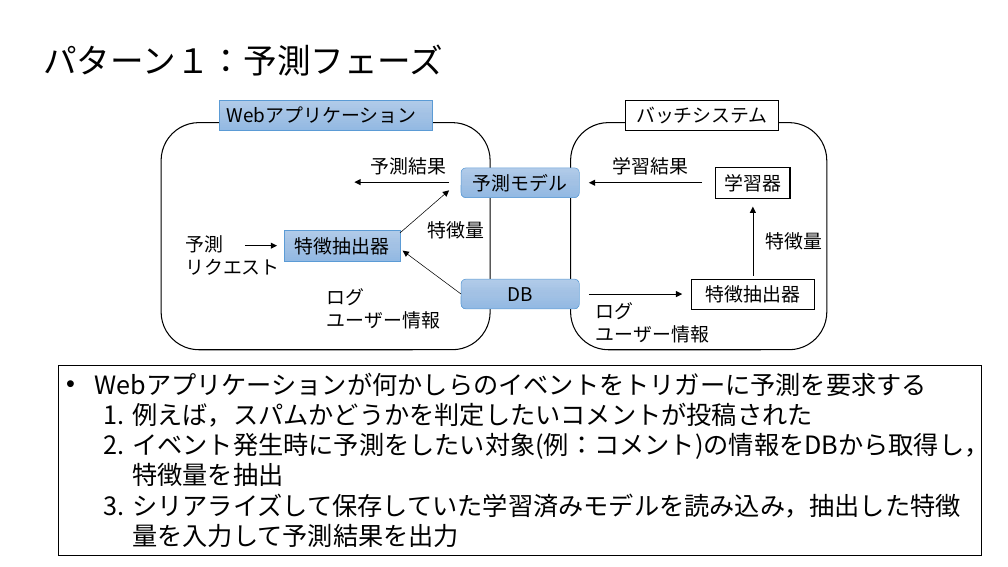
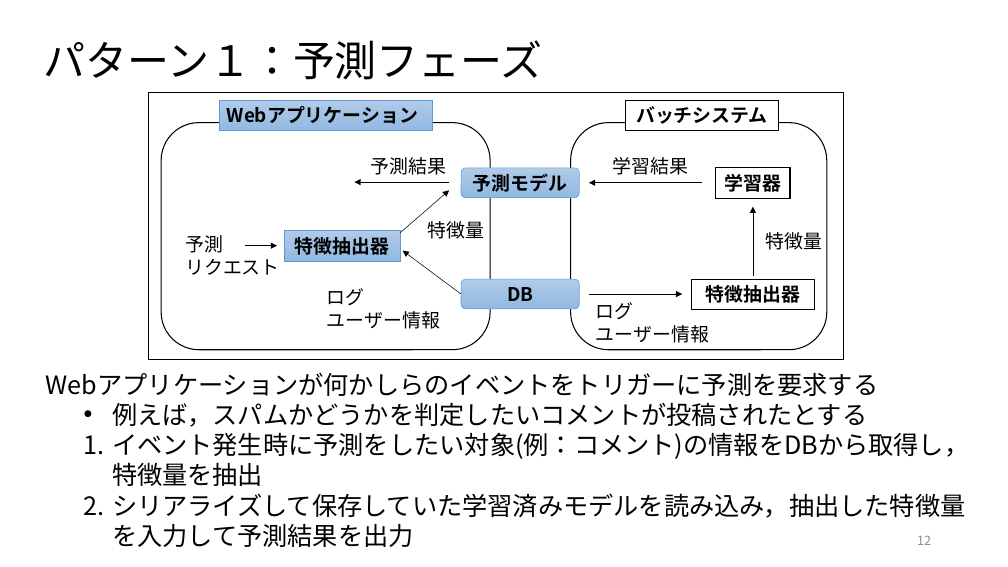
Before and after one commit to ryosuke-ku/Rinko, a slide deck: slide 12 of 仕事ではじめる機械学習第4章.pptx. Drawn at 1008x567 pixels with LibreOffice and Linux fonts; fonts in the diff are those of the drawing. Boxes give left, top, right and bottom in pixels: in the first picture for what was removed or moved away, otherwise in the second. Text is boxed around its words. In the diff, an @@ line names an element or a change of style, - is before the commit and + after.

Commit message:
add 仕事で始める機械学習第4章を編集しました

```diff
--- a/仕事ではじめる機械学習第4章.pptx
+++ b/仕事ではじめる機械学習第4章.pptx
@@ title "パターン１：予測フェーズ" at box(43, 40, 542, 80): size 32 to 40 pt @@
@@ rectangle added at box(148, 93, 844, 359), fill #FFFFFF, outline #000000 1 pt @@
@@ bold on in 7 elements at box(219, 100, 432, 130), box(284, 231, 401, 261), box(461, 168, 580, 197), box(461, 279, 580, 309), box(716, 168, 790, 198), box(691, 279, 814, 309), box(626, 100, 779, 130) @@
@@ text "Webアプリケーションが何かしらのイベントをトリガーに予測を要求する": place and size @@
-text "Webアプリケーションが何かしらのイベントをトリガーに予測を要求する" at box(59, 365, 982, 556)
+text "Webアプリケーションが何かしらのイベントをトリガーに予測を要求する" at box(46, 372, 969, 547)
@@ text "Webアプリケーションが何かしらのイベントをトリガーに予測を要求する" at box(46, 372, 969, 547): outline #000000 1 pt to none @@
@@ text at box(46, 372, 878, 396): bullet • to none @@
@@ text at box(112, 402, 867, 427): text changed @@
-  1. 例えば，スパムかどうかを判定したいコメントが投稿された
+  • 例えば，スパムかどうかを判定したいコメントが投稿されたとする
@@ page number added at box(917, 536, 931, 545), 12 pt, text #8C8C8C @@
+12
```
Also in this commit, not shown: 22 other slides changed, 5 slides added, 1 other file.
